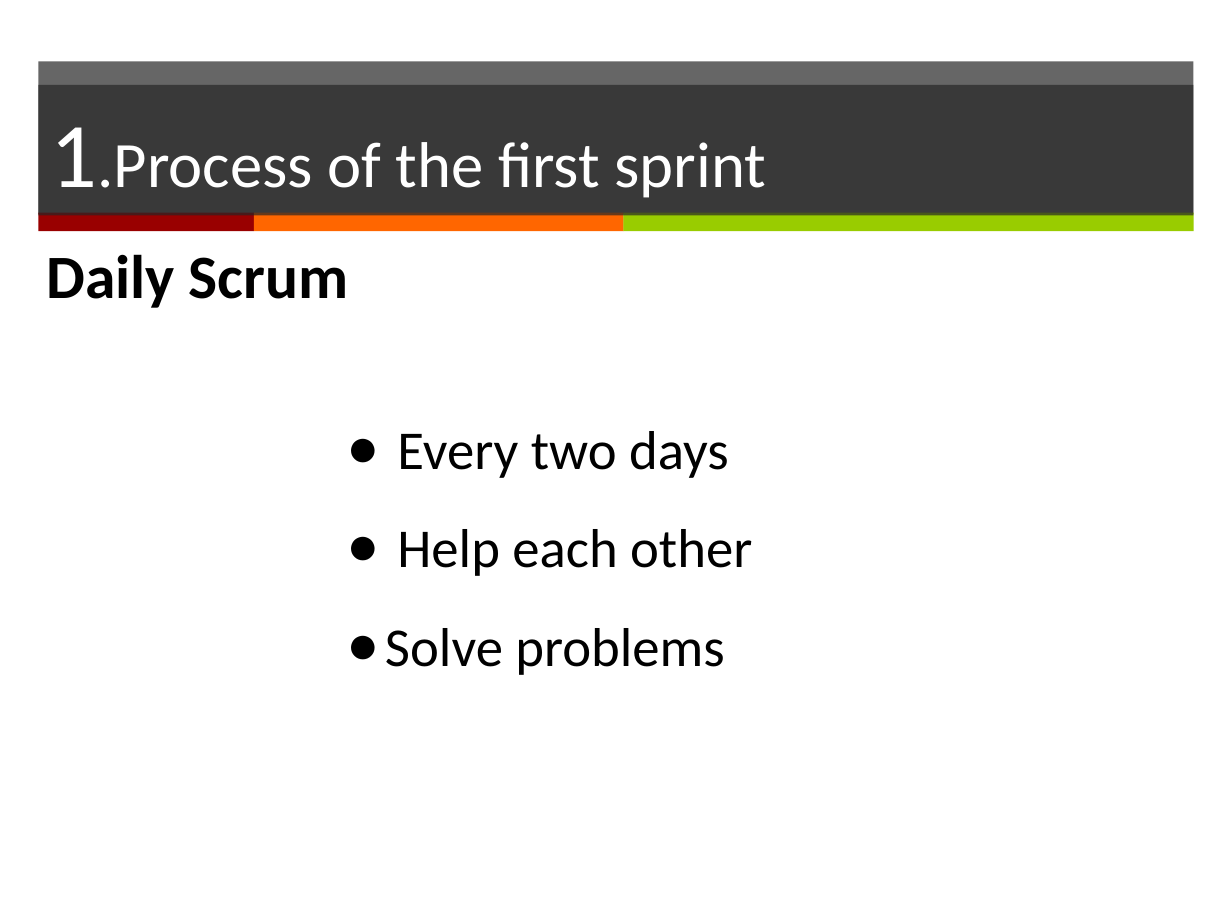
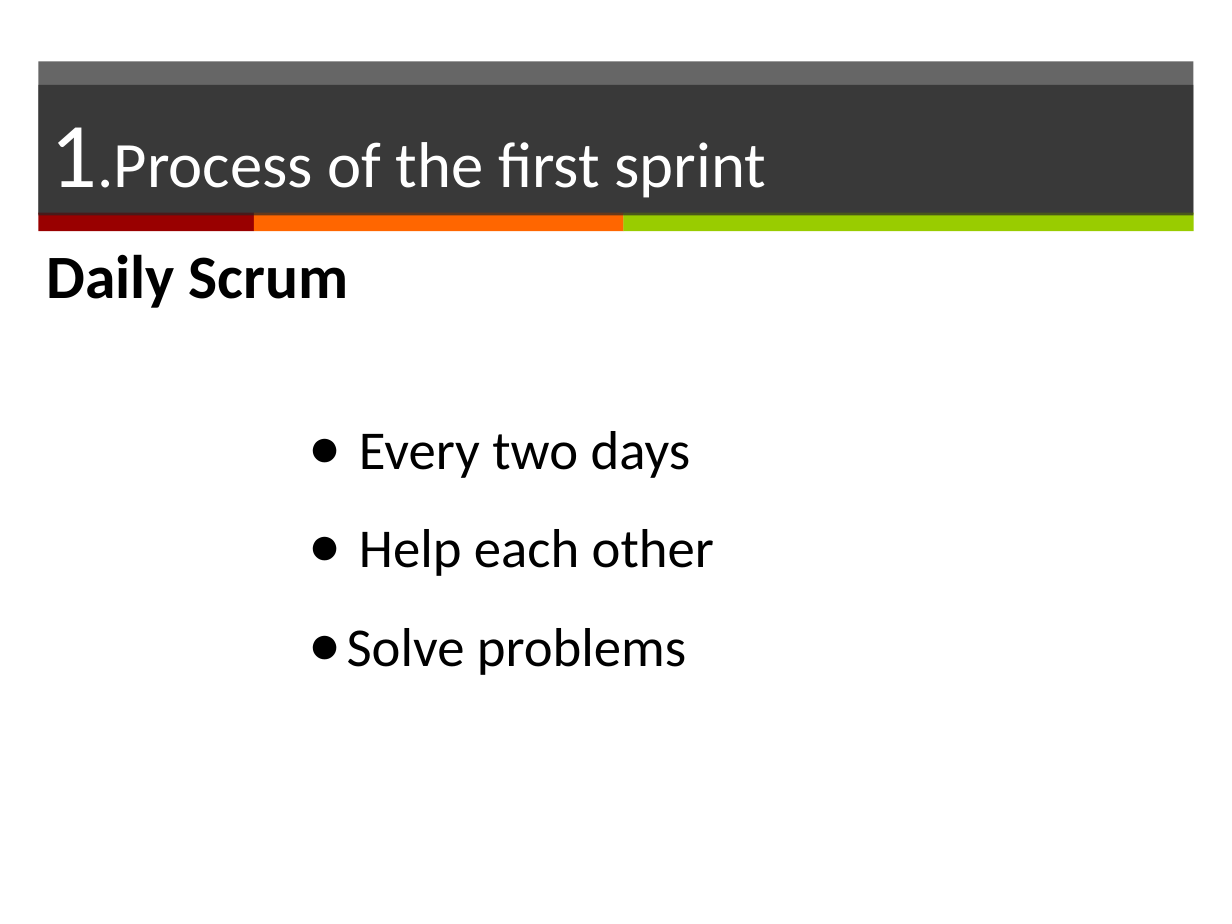
Before and after one commit to yadwinds/761_VEL, a slide deck: slide 5 of PCB/08 report/prototype presentation modle.pptx. Drawn at 1232x924 pixels with LibreOffice and Linux fonts; fonts in the diff are those of the drawing. Boxes give left, top, right and bottom in pixels: in the first picture for what was removed or moved away, otherwise in the second. Text is boxed around its words. In the diff, an @@ line names an element or a change of style, - is before the commit and + after.

```diff
--- a/PCB/08 report/prototype presentation modle.pptx
+++ b/PCB/08 report/prototype presentation modle.pptx
@@ text "Every two days": place and size @@
-text "Every two days" at <box>385,431,752,675</box>
+text "Every two days" at <box>347,431,714,675</box>
```
Also in this commit, not shown: 2 other slides changed, 1 slide added.
